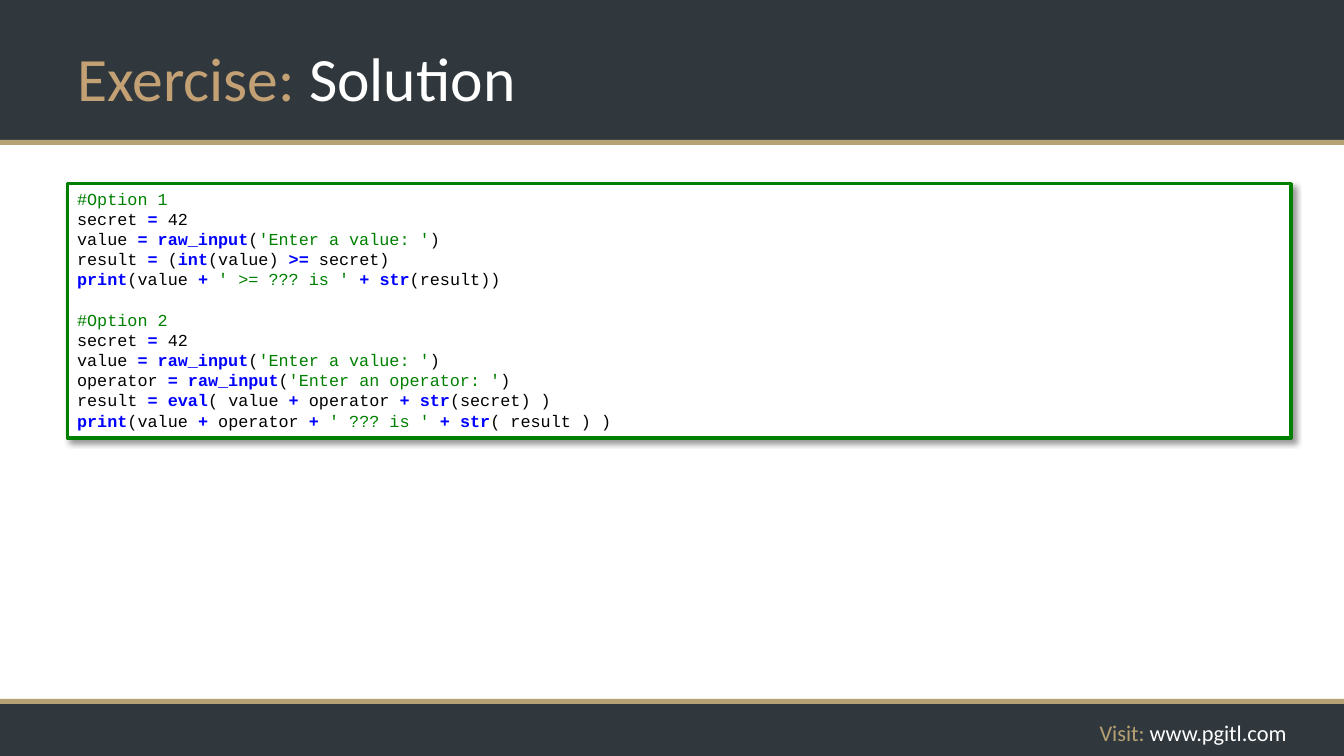
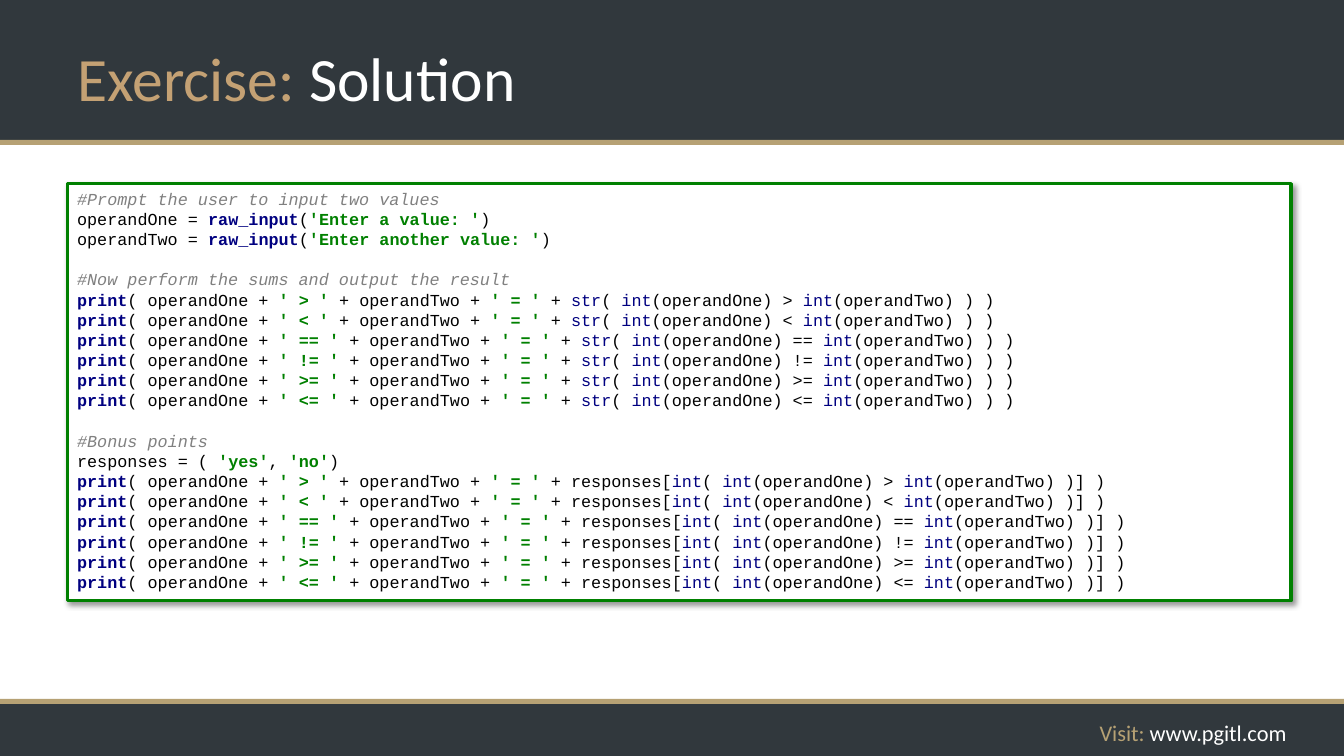
Before and after one commit to rikkouri/project-a, a slide deck: slide 88 of Programming Foundations.pptx. Drawn at 1344x756 pixels with LibreOffice and Linux fonts; fonts in the diff are those of the drawing; background and template pictures are left out. Boxes give left, top, right and bottom in pixels: in the first picture for what was removed or moved away, otherwise in the second. Text is boxed around its words. In the diff, an @@ line names an element or a change of style, - is before the commit and + after.

```diff
--- a/Programming Foundations.pptx
+++ b/Programming Foundations.pptx
@@ rectangle "#Prompt the user to input ...": place and size @@
-rectangle "#Prompt the user to input ..." at box(68, 184, 1292, 438)
+rectangle "#Prompt the user to input ..." at box(68, 184, 1292, 601)
@@ text in rectangle at box(77, 193, 1075, 592): text changed @@
-#Option 1
-secret = 42
-value = raw_input('Enter a value: ')
-result = (int(value) >= secret)
-print(value + ' >= ??? is ' + str(result))
-#Option 2
-secret = 42
-value = raw_input('Enter a value: ')
-operator = raw_input('Enter an operator: ')
-result = eval( value + operator + str(secret) )
-print(value + operator + ' ??? is ' + str( result ) )
+#Prompt the user to input two values
+operandOne = raw_input('Enter a value: ')
+operandTwo = raw_input('Enter another value: ')
+#Now perform the sums and output the result
+print( operandOne + ' > ' + operandTwo + ' = ' + str( int(operandOne) > int(operandTwo) ) )
+print( operandOne + ' < ' + operandTwo + ' = ' + str( int(operandOne) < int(operandTwo) ) )
+print( operandOne + ' == ' + operandTwo + ' = ' + str( int(operandOne) == int(operandTwo) ) )
+print( operandOne + ' != ' + operandTwo + ' = ' + str( int(operandOne) != int(operandTwo) ) )
+print( operandOne + ' >= ' + operandTwo + ' = ' + str( int(operandOne) >= int(operandTwo) ) )
+print( operandOne + ' <= ' + operandTwo + ' = ' + str( int(operandOne) <= int(operandTwo) ) )
+#Bonus points
+responses = ( 'yes', 'no')
+print( operandOne + ' > ' + operandTwo + ' = ' + responses[int( int(operandOne) > int(operandTwo) )] )
+print( operandOne + ' < ' + operandTwo + ' = ' + responses[int( int(operandOne) < int(operandTwo) )] )
+print( operandOne + ' == ' + operandTwo + ' = ' + responses[int( int(operandOne) == int(operandTwo) )] )
+print( operandOne + ' != ' + operandTwo + ' = ' + responses[int( int(operandOne) != int(operandTwo) )] )
+print( operandOne + ' >= ' + operandTwo + ' = ' + responses[int( int(operandOne) >= int(operandTwo) )] )
+print( operandOne + ' <= ' + operandTwo + ' = ' + responses[int( int(operandOne) <= int(operandTwo) )] )
```
Also in this commit, not shown: 5 other slides changed, 1 slide added, 1 slide removed.
